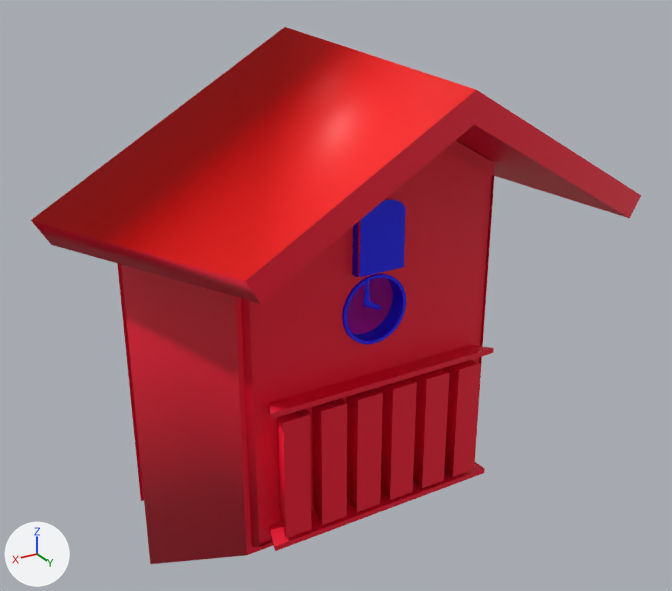
The FBX model Assets/3D Models/arenaNEWNEW.fbx: old version first, new version second.
One viewpoint serves both versions: a camera (50 mm lens) standing at (0.97, 1.694, 0.771) and looking at (0.003, 0.083, -0.035). The axes (+X, +Y, +Z) are drawn at lower left. The lights are the same throughout. Where no turn or scale is listed for an object, it has been applied to the vertices. Vertices at the same position are counted once.

In view in the first picture: 'areneBase', 'bigClockFront', 'door1', 'door2', 'frontFrame', 'ring'.
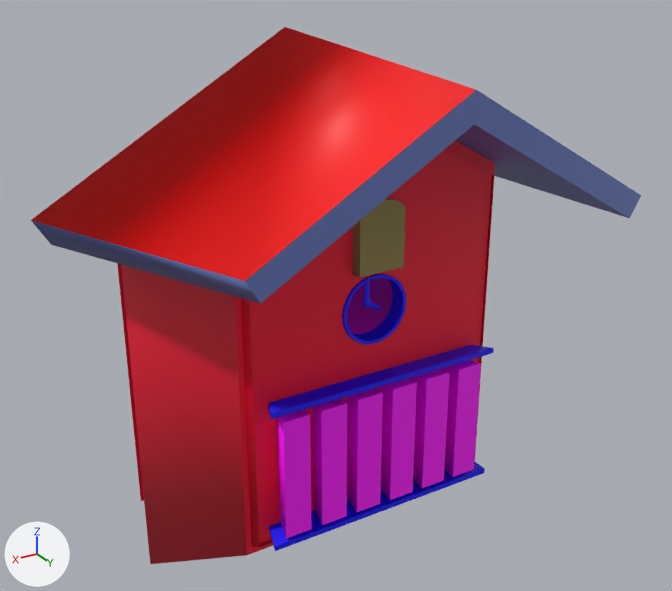
Changed parts and their boxes (x1, y1, x2, y2) in the pictures (672 x 591 px; the box of a moved part takes in the faces that stretch with it):
'bigClockFront', recoloured
    both: (31, 88, 641, 551)
part 1 of me_mesh_009, recoloured
    both: (382, 200, 406, 272)
part 2 of me_mesh_011, moved or reshaped
    both: (268, 345, 492, 418)
part 3 of me_mesh_011, recoloured (red to blue)
    both: (31, 90, 641, 304)
part 4 of me_mesh_011, recoloured (red to pink)
    both: (277, 360, 481, 538)
part 5 of me_mesh_011, recoloured (red to blue)
    both: (269, 348, 494, 551)
part 6 of me_mesh_010, recoloured
    both: (358, 221, 360, 277)
part 7 of me_mesh_010, recoloured
    both: (360, 201, 384, 277)
part 8 of me_mesh_008, recoloured
    both: (352, 198, 389, 277)

Diff of the bpy script that builds the scene:
```diff
--- a/Assets/3D Models/arenaNEWNEW.fbx.py
+++ b/Assets/3D Models/arenaNEWNEW.fbx.py
@@ mat_wall2 @@
 mat_wall2 = principled_material('wall2')
-mat_wall2.base_color = (0.5, 0.5, 0.5)  # grey #bcbcbc
+mat_wall2.base_color = (0.132, 0.188, 0.5)  # blue #6678bc
@@ mat_neutral @@
+mat_neutral = principled_material('neutral')
+mat_neutral.base_color = (0.312, 0.246, 0.0796)  # yellow #988850
+mat_neutral.roughness = 0.749
@@ me_mesh_011 @@
 # used by ob_bigclockfront; location = (-0.003, 0.054, -0.02)
 # verts and faces of me_mesh_011; kept vertices keep their numbers, new ones are numbered from 189
 # before: 38 (0.274, 0.229, -0.143) at pixel (270, 419), 39 (-0.281, 0.229, -0.143) at pixel (493, 352), 40 (0.274, 0.229, -0.131) at pixel (270, 413), 51 (-0.281, 0.229, -0.131) at pixel (493, 347), 86 (0.249, 0.175, -0.14) at pixel (269, 402)
 # before: 87 (0.249, 0.165, -0.151), 113 (-0.259, 0.175, -0.14) at pixel (470, 344), 117 (-0.259, 0.165, -0.151)
-me_mesh_011.from_pydata(...)  # 189 vertices, 156 faces; spans x -0.584..0.584, y -0.26..0.459, z -0.694..0.531
+me_mesh_011.from_pydata(...)  # 191 vertices, 156 faces; spans x -0.584..0.584, y -0.26..0.459, z -0.694..0.531
+# me_mesh_011 part 2
+delete_faces([(38, 40, 86, 87), (40, 51, 113, 86), (38, 87, 117, 39)])
+verts[189] = (0.274, 0.229, -0.143)  # pixel (270, 419)
+verts[190] = (0.274, 0.229, -0.131)  # pixel (270, 413)
+faces += [(86, 87, 189, 190), (51, 113, 86, 190), (39, 189, 87, 117)]  # mat_lambert1 (blue #0000ff)
+# me_mesh_011 part 3: 8 faces spanning x -0.584..0.584, y -0.195..0.459, z 0.136..0.503 switch from mat_clockexterior (red #f0002f) to mat_wall2 (blue #6678bc)
+# me_mesh_011 part 4: 36 faces spanning x -0.247..0.247, y 0.142..0.229, z -0.437..-0.16 switch from mat_clockexterior (red #f0002f) to mat_floor (pink #ff00ff)
+# me_mesh_011 part 5: 9 faces spanning x -0.281..0.274, y 0.142..0.229, z -0.459..-0.131 switch from mat_clockexterior (red #f0002f) to mat_lambert1 (blue #0000ff)
 me_mesh_011.materials.append(mat_seethrough)
@@ me_mesh_009 @@
 me_mesh_009.from_pydata(...)  # 30 vertices, 41 faces; spans x 0.0018..0.0542, y -0.0064..0.0011, z -0.0815..0.068
 # used by ob_door2; location = (-0.054, 0.256, 0.161)
-me_mesh_009.materials.append(mat_extrudedclock_svgmat_027)  # red #e30613
+# me_mesh_009 part 1: all 26 faces that had it switch from mat_lambert1 (blue #0000ff) to mat_neutral (yellow #988850)
@@ me_mesh_010 @@
 me_mesh_010.from_pydata(...)  # 32 vertices, 42 faces; spans x -0.0537..-0.0008, y -0.0064..0.0011, z -0.0815..0.068
 # used by ob_door1; location = (0.054, 0.256, 0.161)
-me_mesh_010.materials.append(mat_extrudedclock_svgmat_027)  # red #e30613
+# me_mesh_010 part 6: all 15 faces that had it switch from mat_extrudedclock_svgmat_0010 (red #e30613) to mat_neutral (yellow #988850)
+# me_mesh_010 part 7: all 26 faces that had it switch from mat_lambert1 (blue #0000ff) to mat_neutral (yellow #988850)
@@ me_mesh_008 @@
 me_mesh_008.from_pydata(...)  # 76 vertices, 121 faces; spans x -0.0527..0.0527, y -0.0124..0.0116, z -0.0762..0.0732
 # used by ob_frontframe; location = (0.001, 0.237, 0.153)
-me_mesh_008.materials.append(mat_hole)  # black #000000
+# me_mesh_008 part 8: all 90 faces that had it switch from mat_lambert1 (blue #0000ff) to mat_neutral (yellow #988850)
```
